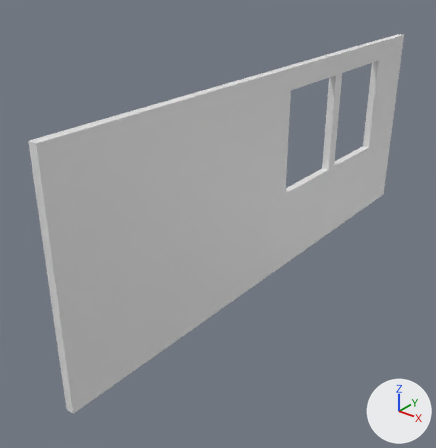
The Blender file Alex's blender files/room/currentunity versions/solid wall left.blend: old version first, new version second.
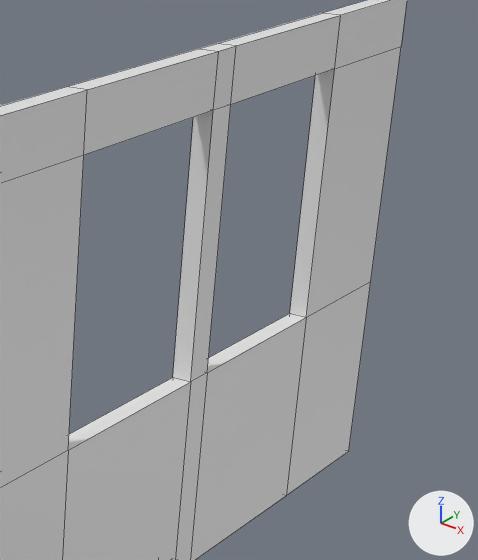
Each version appears first whole from a 50 mm lens placed at (2.38, -3.91, 3.05), pointed at (-0.19, -0.7, 1.06), and next in a close-up on the part from 60% to 98% of the width and 8% to 52% of the height. Lighting does not change. The marker at lower right points along +X, +Y and +Z. The close-ups show mesh edges as thin lines.

Names of what the first close-up shows: 'wall'.
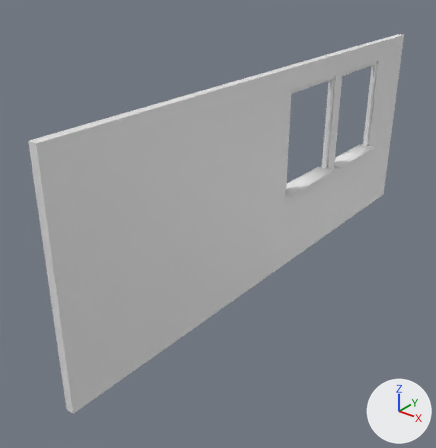
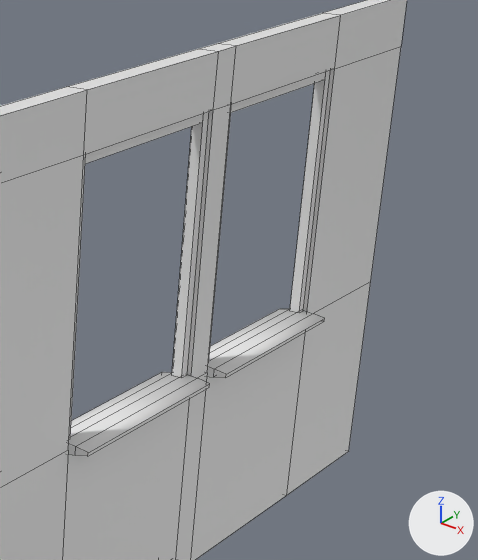
Commit message: window sill wall added to alexs branch

What differs and where, as boxes (x1, y1, x2, y2) in the close-ups (478 x 560 px):
```json
{"object": "frame", "change": "added", "after": [68, 71, 330, 457]}
```

Scene script edits in JSON lines:
```json
{"op": "add", "block": "me_cube_001", "code": ["me_cube_001 = bpy.data.meshes.new('Cube.001')", "me_cube_001.from_pydata(...)  # 88 vertices, 72 faces; spans x -0.068..0.094, y -0.014..1.429, z -0.418..0.404"]}
{"op": "add", "block": "ob_frame", "code": ["ob_frame = bpy.data.objects.new('frame', me_cube_001)", "ob_frame.location = (0.05, -0.18, 1.612)"]}
```
